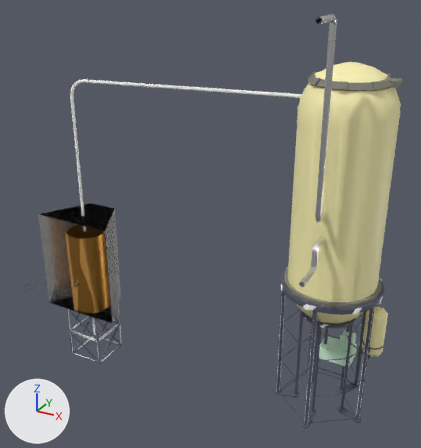
Two versions of the glTF model Assets/Molten_Soil_Reactor/Molten_Soil_Reactor.glb, one commit apart.
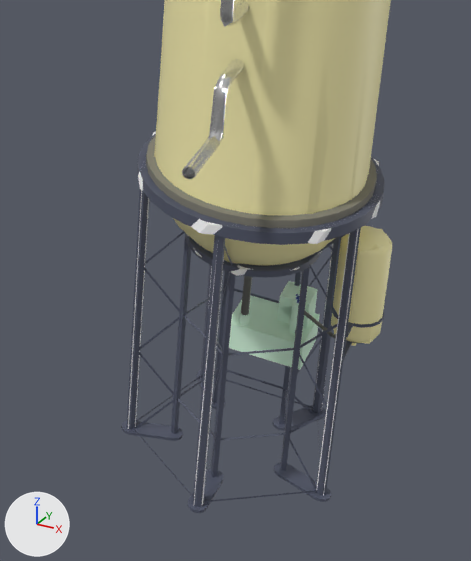
The first picture shows the older version from a 50 mm camera at (15.1, -44.2, 3.6) aimed at (-14.0, 8.6, -22.8). The close-ups show both versions on the part from 53% to 100% of the width and 47% to 100% of the height of that picture; other places that the commit changed are outside them. The lights are fixed; the arrows at lower left show +X, +Y and +Z. Objects named as collision shapes, trigger or cutter boxes, shadow casters or lower levels of detail are left out. Where no turn or scale is listed for an object, it has been applied to the vertices. Vertices at the same position are counted once.

Names of what the first close-up shows: 'MSReactor-Parts_LOD0', 'MSReactorTank_LOD0', 'MoltenSoilReactor_LOD1'.
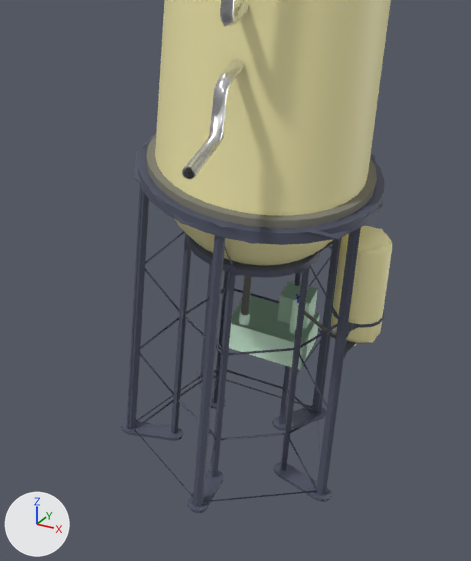
Pixel boxes (x1, y1, x2, y2) of what changed, in the close-ups (471 x 561 px):
```json
{"object": "MoltenSoilReactor_LOD1", "change": "reshaped", "before": [128, 0, 392, 505], "after": [122, 0, 392, 513]}
{"part": 1, "of": "me_cone_009", "change": "added", "after": [230, 296, 317, 367]}
{"part": 2, "of": "me_cone_009", "change": "built on", "before": [138, 8, 384, 505], "after": [133, 9, 383, 502]}
{"part": 3, "of": "me_cone_009", "change": "recoloured", "before": [128, 190, 359, 496], "after": [128, 190, 359, 496], "on screen": "grey to blue"}
```

The change, as JSON lines over the scene's bpy script:
```json
{"block": "me_cone_009", "where": "# used by ob_moltensoilreactor_lod1; location = (0.0, 0.0, 0.0)"}
{"op": "remove", "block": "me_cone_009", "code": "me_cone_009.from_pydata(...)  # 378 vertices, 635 faces; spans x -34.4..6.1, y 0.0..16.0, z -43.1..0.2"}
{"op": "add", "block": "me_cone_009", "code": "me_cone_009.from_pydata(...)  # 487 vertices, 718 faces; spans x -34.4..6.1, y 0.0..15.9, z -43.1..0.2"}
{"block": "me_cone_009", "change": "me_cone_009 part 1: a new loose piece, a box spanning x -0.8..2.9, y 10.1..12.9, z -37.3..-35.9, in mat_mint (white #ddffe6)"}
{"block": "me_cone_009", "change": "me_cone_009 part 2: 17 vertices moved from x -5.7..4.0, y 4.7..15.9, z -43.1..-27.4 to x -5.5..3.6, y 5.0..15.9, z -43.1..-27.4; 102 vertices removed from x -4.7..5.8, y 3.6..16.0, z -43.1..-0.1; 233 vertices added at x -5.3..5.9, y 3.3..15.9, z -43.1..0.1"}
{"block": "me_cone_009", "change": "me_cone_009 part 3: 19 faces spanning x -5.2..5.0, y 5.0..15.3, z -43.1..-27.4 switch from mat_bluegray_002 (white #ffffff) to mat_bluegray_semigloss (dark blue #535769)"}
{"op": "remove", "block": "me_cone_009", "code": "me_cone_009.materials.append(mat_claygray)  # grey #817f74"}
```
